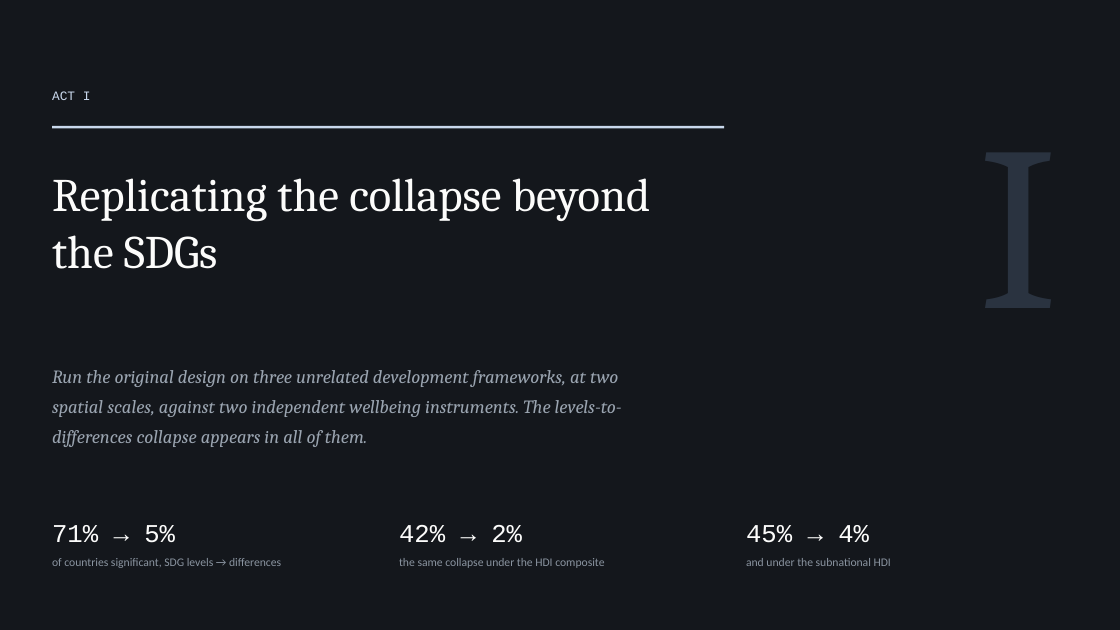
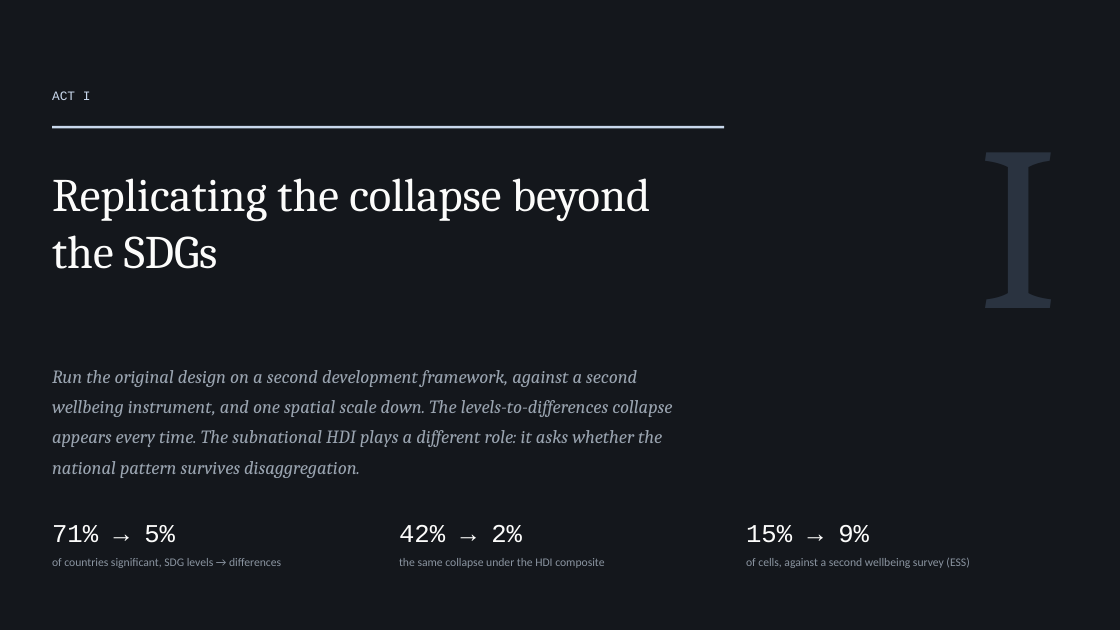
Before and after one commit to cwejnert/HDI-Happiness, a slide deck: slide 3 of deck/The_Education_Exception.pptx. Drawn at 1120x630 pixels with LibreOffice and Linux fonts; fonts in the diff are those of the drawing. Boxes give left, top, right and bottom in pixels: in the first picture for what was removed or moved away, otherwise in the second. Text is boxed around its words. In the diff, an @@ line names an element or a change of style, - is before the commit and + after.

```diff
--- a/deck/The_Education_Exception.pptx
+++ b/deck/The_Education_Exception.pptx
@@ text at (52,370,672,478): text changed @@
-Run the original design on three unrelated development frameworks, at two spatial scales, against two independent wellbeing instruments. The levels-to-differences collapse appears in all of them.
+Run the original design on a second development framework, against a second wellbeing instrument, and one spatial scale down. The levels-to-differences collapse appears every time. The subnational HDI plays a different role: it asks whether the national pattern survives disaggregation.
@@ text at (746,525,969,568): text changed @@
-45% → 4%
-and under the subnational HDI
+15% → 9%
+of cells, against a second wellbeing survey (ESS)
```
Also in this commit, not shown: 9 other slides changed, 32 other files.
